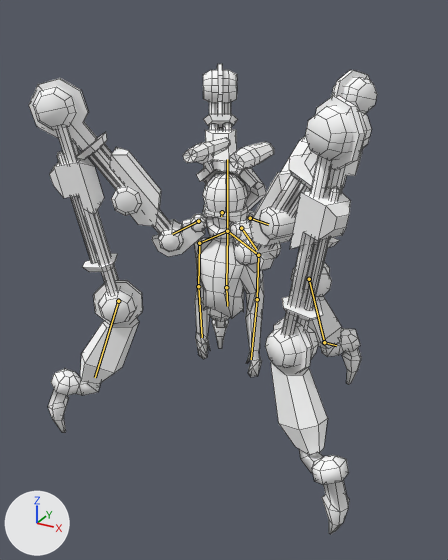
A saved change to the Blender file Assets/Models/npc_bot_cortex_reaver.blend.
Before and after are seen from a 50 mm lens placed at (2.6, -4.75, 4.08), pointed at (-0.01, -0.01, 1.7). The lights are fixed; the arrows at lower left show +X, +Y and +Z. The bones that change are drawn over the model as lines. Mesh edges are drawn as thin lines.

Objects in the first picture: 'npc_bot_cortex_reaver_mesh'.
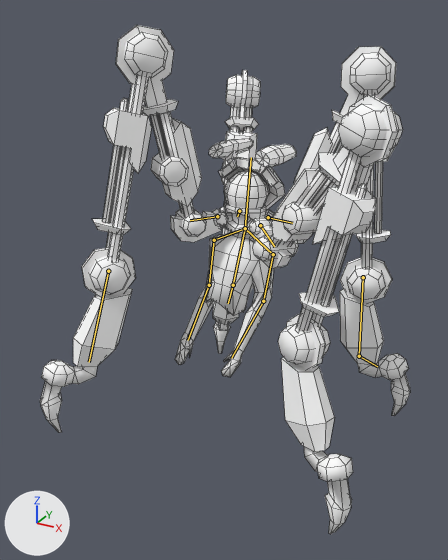
The newer file adds an action. The first version stands in its rest pose; the second is drawn at frame 10 of the action 'ArmatureAction'.

Edits to the scene script, one JSON object a line:
```json
{"block": "bone_bone", "where": "bone_bone = bpy.data.objects['Armature'].pose.bones['Bone']"}
{"op": "set", "path": "bone_bone.location", "old": "(0.0, 0.0, 0.0)", "new": "(0.096, -0.012, -0.166)"}
{"op": "set", "path": "bone_bone.rotation_quaternion", "old": "(1.0, 0.0, 0.0, 0.0)", "new": "(0.999, -0.038, 0.0, -0.022)", "note": "degrees (0, 0, 0) -> degrees (-4, 0, -3)"}
{"block": "bone_bone_023", "where": "bone_bone_023 = bpy.data.objects['Armature'].pose.bones['Bone.023']"}
{"op": "set", "path": "bone_bone_023.location", "old": "(0.0, 0.0, 0.0)", "new": "(0.003, 0.194, 0.059)"}
{"op": "set", "path": "bone_bone_023.rotation_quaternion", "old": "(1.0, 0.0, 0.0, 0.0)", "new": "(0.932, 0.125, 0.078, -0.332)", "note": "degrees (0, 0, 0) -> degrees (11, 13, -38)"}
{"block": "bone_bone_026", "where": "bone_bone_026 = bpy.data.objects['Armature'].pose.bones['Bone.026']  # child of 'Bone.025'"}
{"op": "set", "path": "bone_bone_026.rotation_quaternion", "old": "(1.0, 0.0, 0.0, 0.0)", "new": "(0.96, -0.225, 0.032, 0.166)", "note": "degrees (0, 0, 0) -> degrees (-25, 8, 18)"}
{"block": "bone_bone_027", "where": "bone_bone_027 = bpy.data.objects['Armature'].pose.bones['Bone.027']  # child of 'Bone.026'"}
{"op": "set", "path": "bone_bone_027.rotation_quaternion", "old": "(1.0, 0.0, 0.0, 0.0)", "new": "(0.991, 0.129, 0.032, -0.005)", "note": "degrees (0, 0, 0) -> degrees (15, 4, 0)"}
{"block": "bone_bone_017", "where": "bone_bone_017 = bpy.data.objects['Armature'].pose.bones['Bone.017']"}
{"op": "set", "path": "bone_bone_017.location", "old": "(0.0, 0.0, 0.0)", "new": "(0.174, 0.099, 0.027)"}
{"op": "set", "path": "bone_bone_017.rotation_quaternion", "old": "(1.0, 0.0, 0.0, 0.0)", "new": "(0.999, -0.022, 0.034, 0.017)", "note": "degrees (0, 0, 0) -> degrees (-2, 4, 2)"}
{"block": "bone_bone_011", "where": "bone_bone_011 = bpy.data.objects['Armature'].pose.bones['Bone.011']"}
{"op": "set", "path": "bone_bone_011.location", "old": "(0.0, 0.0, 0.0)", "new": "(0.101, -0.161, -0.07)"}
{"op": "set", "path": "bone_bone_011.rotation_quaternion", "old": "(1.0, 0.0, 0.0, 0.0)", "new": "(0.963, 0.212, -0.019, 0.167)", "note": "degrees (0, 0, 0) -> degrees (24, -6, 18)"}
{"block": "bone_bone_014", "where": "bone_bone_014 = bpy.data.objects['Armature'].pose.bones['Bone.014']  # child of 'Bone.013'"}
{"op": "set", "path": "bone_bone_014.rotation_quaternion", "old": "(1.0, 0.0, 0.0, 0.0)", "new": "(0.97, 0.122, 0.0, -0.212)", "note": "degrees (0, 0, 0) -> degrees (14, 3, -24)"}
{"block": "bone_bone_005", "where": "bone_bone_005 = bpy.data.objects['Armature'].pose.bones['Bone.005']"}
{"op": "set", "path": "bone_bone_005.location", "old": "(0.0, 0.0, 0.0)", "new": "(-0.201, 0.002, -0.008)"}
{"op": "set", "path": "bone_bone_005.rotation_quaternion", "old": "(1.0, 0.0, 0.0, 0.0)", "new": "(0.999, 0.0, -0.04, -0.02)", "note": "degrees (0, 0, 0) -> degrees (0, -5, -2)"}
{"block": "bone_bone_029", "where": "bone_bone_029 = bpy.data.objects['Armature'].pose.bones['Bone.029']"}
{"op": "set", "path": "bone_bone_029.location", "old": "(0.0, 0.0, 0.0)", "new": "(0.096, 0.005, 0.167)"}
{"op": "set", "path": "bone_bone_029.rotation_quaternion", "old": "(1.0, 0.0, 0.0, 0.0)", "new": "(0.995, -0.083, -0.002, 0.057)", "note": "degrees (0, 0, 0) -> degrees (-10, 0, 6)"}
{"block": "bone_bone_030", "where": "bone_bone_030 = bpy.data.objects['Armature'].pose.bones['Bone.030']  # child of 'Bone.029'"}
{"op": "set", "path": "bone_bone_030.rotation_quaternion", "old": "(1.0, 0.0, 0.0, 0.0)", "new": "(0.999, 0.0, 0.002, 0.053)", "note": "degrees (0, 0, 0) -> degrees (0, 0, 6)"}
{"block": "bone_bone_031", "where": "bone_bone_031 = bpy.data.objects['Armature'].pose.bones['Bone.031']"}
{"op": "set", "path": "bone_bone_031.location", "old": "(0.0, 0.0, 0.0)", "new": "(0.166, -0.078, -0.058)"}
{"op": "set", "path": "bone_bone_031.rotation_quaternion", "old": "(1.0, 0.0, 0.0, 0.0)", "new": "(0.994, 0.022, 0.091, 0.05)", "note": "degrees (0, 0, 0) -> degrees (3, 10, 6)"}
{"block": "bone_bone_032", "where": "bone_bone_032 = bpy.data.objects['Armature'].pose.bones['Bone.032']  # child of 'Bone.031'"}
{"op": "set", "path": "bone_bone_032.rotation_quaternion", "old": "(1.0, 0.0, 0.0, 0.0)", "new": "(1.0, -0.029, 0.004, 0.0)", "note": "degrees (0, 0, 0) -> degrees (-3, 0, 0)"}
{"block": "bone_bone_033", "where": "bone_bone_033 = bpy.data.objects['Armature'].pose.bones['Bone.033']  # child of 'Bone.032'"}
{"op": "set", "path": "bone_bone_033.rotation_quaternion", "old": "(1.0, 0.0, 0.0, 0.0)", "new": "(0.985, 0.105, 0.01, 0.137)", "note": "degrees (0, 0, 0) -> degrees (12, 0, 16)"}
{"block": "bone_bone_035", "where": "bone_bone_035 = bpy.data.objects['Armature'].pose.bones['Bone.035']"}
{"op": "set", "path": "bone_bone_035.location", "old": "(0.0, 0.0, 0.0)", "new": "(-0.166, 0.09, 0.036)"}
{"op": "set", "path": "bone_bone_035.rotation_quaternion", "old": "(1.0, 0.0, 0.0, 0.0)", "new": "(0.994, -0.022, -0.091, -0.051)", "note": "degrees (0, 0, 0) -> degrees (-2, -11, -6)"}
{"block": "bone_bone_036", "where": "bone_bone_036 = bpy.data.objects['Armature'].pose.bones['Bone.036']  # child of 'Bone.035'"}
{"op": "set", "path": "bone_bone_036.rotation_quaternion", "old": "(1.0, 0.0, 0.0, 0.0)", "new": "(1.0, -0.011, 0.0, 0.0)", "note": "degrees (0, 0, 0) -> degrees (-1, 0, 0)"}
{"block": "bone_bone_037", "where": "bone_bone_037 = bpy.data.objects['Armature'].pose.bones['Bone.037']  # child of 'Bone.036'"}
{"op": "set", "path": "bone_bone_037.rotation_quaternion", "old": "(1.0, 0.0, 0.0, 0.0)", "new": "(0.991, -0.112, -0.004, -0.077)", "note": "degrees (0, 0, 0) -> degrees (-13, -1, -9)"}
```

What differs and where, as boxes [x1, y1, x2, y2] in the pictures (448 x 560 px):
```json
{"object": "npc_bot_cortex_reaver_mesh", "change": "posed", "before": [29, 64, 377, 534], "after": [40, 25, 410, 534], "on screen": "6% wider, 8% taller"}
{"bone": "Bone", "before": "(227, 231) to (227, 159)", "after": "(245, 228) to (251, 157)"}
{"bone": "Bone.023", "before": "(250, 218) to (268, 224)", "after": "(268, 217) to (292, 223)"}
{"bone": "Bone.026", "before": "(309, 279) to (324, 342)", "after": "(363, 277) to (359, 356)"}
{"bone": "Bone.027", "before": "(324, 342) to (336, 345)", "after": "(359, 356) to (377, 366)"}
{"bone": "Bone.017", "before": "(222, 212) to (221, 216)", "after": "(239, 211) to (237, 216)"}
{"bone": "Bone.011", "before": "(198, 221) to (172, 234)", "after": "(217, 216) to (190, 220)"}
{"bone": "Bone.014", "before": "(118, 301) to (95, 377)", "after": "(108, 271) to (89, 362)"}
{"bone": "Bone.005", "before": "(241, 228) to (256, 249)", "after": "(260, 225) to (274, 246)"}
{"bone": "Bone.029", "before": "(227, 231) to (226, 287)", "after": "(245, 228) to (233, 285)"}
{"bone": "Bone.030", "before": "(226, 287) to (227, 306)", "after": "(233, 285) to (228, 303)"}
{"bone": "Bone.031", "before": "(227, 231) to (199, 243)", "after": "(245, 228) to (214, 240)"}
{"bone": "Bone.032", "before": "(199, 243) to (198, 286)", "after": "(214, 240) to (209, 285)"}
{"bone": "Bone.033", "before": "(198, 286) to (202, 337)", "after": "(209, 285) to (188, 340)"}
{"bone": "Bone.035", "before": "(227, 231) to (258, 255)", "after": "(245, 228) to (273, 254)"}
{"bone": "Bone.036", "before": "(258, 255) to (257, 299)", "after": "(273, 254) to (263, 301)"}
{"bone": "Bone.037", "before": "(257, 299) to (251, 359)", "after": "(263, 301) to (231, 358)"}
```
